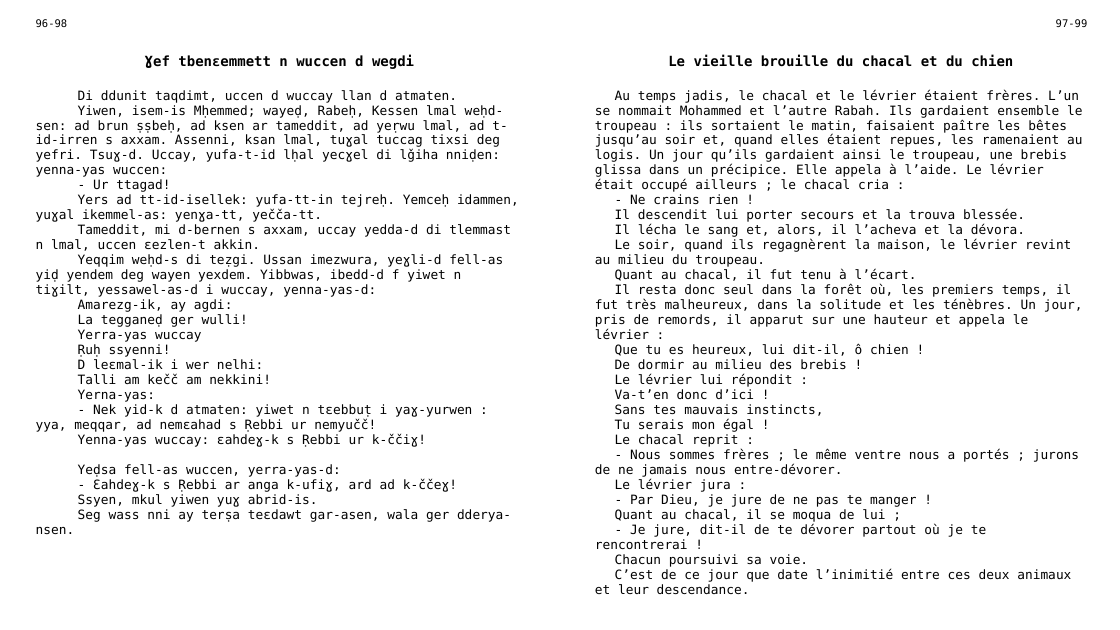
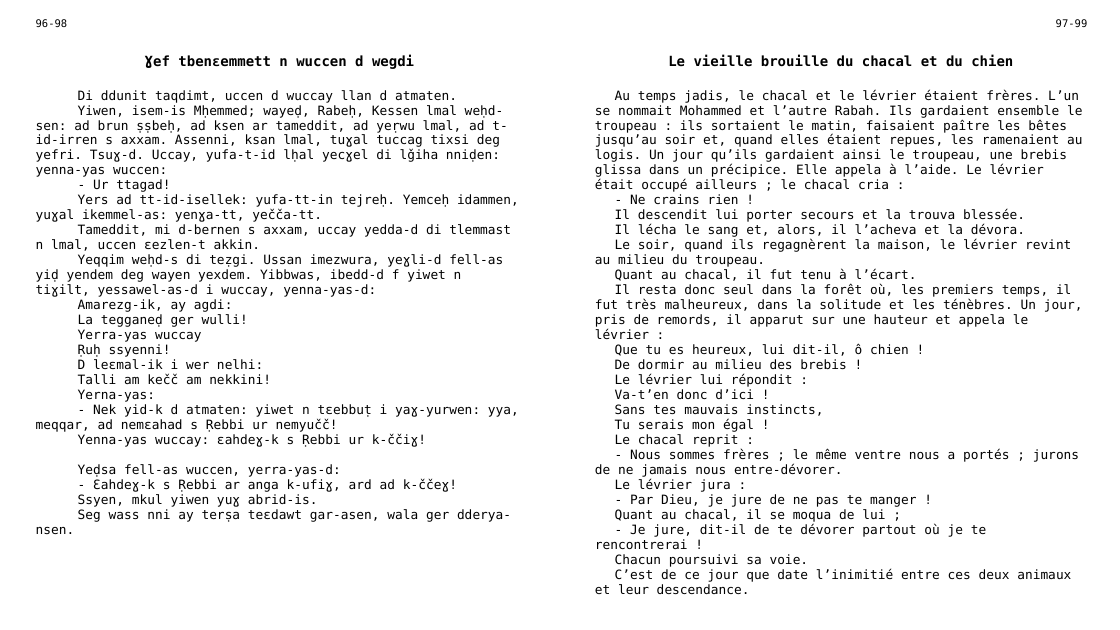
Before and after one commit to sferhah/tamacahut_n_wuccen, a slide deck: slide 35 of Uccen.ConsoleApp/uccen.pptx. Drawn at 1120x630 pixels with LibreOffice and Linux fonts; fonts in the diff are those of the drawing. Boxes give left, top, right and bottom in pixels: in the first picture for what was removed or moved away, otherwise in the second. Text is boxed around its words. In the diff, an @@ line names an element or a change of style, - is before the commit and + after.

```diff
--- a/Uccen.ConsoleApp/uccen.pptx
+++ b/Uccen.ConsoleApp/uccen.pptx
@@ table at [27, 13, 1096, 630] @@
-row 3, column 1: Di ddunit taqdimt, uccen d wuccay llan d atmaten. / Yiwen, isem-is Mḥemmed; wayeḍ, Rabeḥ, Kessen lmal weḥd-sen: ad brun ṣṣbeḥ, ad ksen ar tameddit, ad yeṛwu lmal, ad t-id-irren s axxam. Assenni, ksan lmal, tuɣal tuccag tixsi deg yefri. Tsuɣ-d. Uccay, yufa-t-id lḥal yecɣel di lǧiha nniḍen: yenna-yas wuccen: / - Ur ttagad! / Yers ad tt-id-isellek: yufa-tt-in tejreḥ. Yemceḥ idammen, yuɣal ikemmel-as: yenɣa-tt, yečča-tt. / Tameddit, mi d-bernen s axxam, uccay yedda-d di tlemmast n lmal, uccen ɛezlen-t akkin. / Yeqqim weḥd-s di teẓgi. Ussan imezwura, yeɣli-d fell-as yiḍ yendem deg wayen yexdem. Yibbwas, ibedd-d f yiwet n tiɣilt, yessawel-as-d i wuccay, yenna-yas-d: / Amarezg-ik, ay agdi: / La tegganeḍ ger wulli! / Yerra-yas wuccay / Ṛuḥ ssyenni! / D leɛmal-ik i wer nelhi: / Talli am kečč am nekkini! / Yerna-yas: / - Nek yid-k d atmaten: yiwet n tɛebbuṭ i yaɣ-yurwen : yya, meqqar, ad nemɛahad s Ṛebbi ur nemyučč! / Yenna-yas wuccay: ɛahdeɣ-k s Ṛebbi ur k-ččiɣ! / Yeḍsa fell-as wuccen, yerra-yas-d: / - Ɛahdeɣ-k s Ṛebbi ar anga k-ufiɣ, ard ad k-ččeɣ! / Ssyen, mkul yiwen yuɣ abrid-is. / Seg wass nni ay terṣa teɛdawt gar-asen, wala ger dderya-nsen.
+row 3, column 1: Di ddunit taqdimt, uccen d wuccay llan d atmaten. / Yiwen, isem-is Mḥemmed; wayeḍ, Rabeḥ, Kessen lmal weḥd-sen: ad brun ṣṣbeḥ, ad ksen ar tameddit, ad yeṛwu lmal, ad t-id-irren s axxam. Assenni, ksan lmal, tuɣal tuccag tixsi deg yefri. Tsuɣ-d. Uccay, yufa-t-id lḥal yecɣel di lǧiha nniḍen: yenna-yas wuccen: / - Ur ttagad! / Yers ad tt-id-isellek: yufa-tt-in tejreḥ. Yemceḥ idammen, yuɣal ikemmel-as: yenɣa-tt, yečča-tt. / Tameddit, mi d-bernen s axxam, uccay yedda-d di tlemmast n lmal, uccen ɛezlen-t akkin. / Yeqqim weḥd-s di teẓgi. Ussan imezwura, yeɣli-d fell-as yiḍ yendem deg wayen yexdem. Yibbwas, ibedd-d f yiwet n tiɣilt, yessawel-as-d i wuccay, yenna-yas-d: / Amarezg-ik, ay agdi: / La tegganeḍ ger wulli! / Yerra-yas wuccay / Ṛuḥ ssyenni! / D leɛmal-ik i wer nelhi: / Talli am kečč am nekkini! / Yerna-yas: / - Nek yid-k d atmaten: yiwet n tɛebbuṭ i yaɣ-yurwen: yya, meqqar, ad nemɛahad s Ṛebbi ur nemyučč! / Yenna-yas wuccay: ɛahdeɣ-k s Ṛebbi ur k-ččiɣ! / Yeḍsa fell-as wuccen, yerra-yas-d: / - Ɛahdeɣ-k s Ṛebbi ar anga k-ufiɣ, ard ad k-ččeɣ! / Ssyen, mkul yiwen yuɣ abrid-is. / Seg wass nni ay terṣa teɛdawt gar-asen, wala ger dderya-nsen.
```
Also in this commit, not shown: 27 other slides changed, 1 other file.
